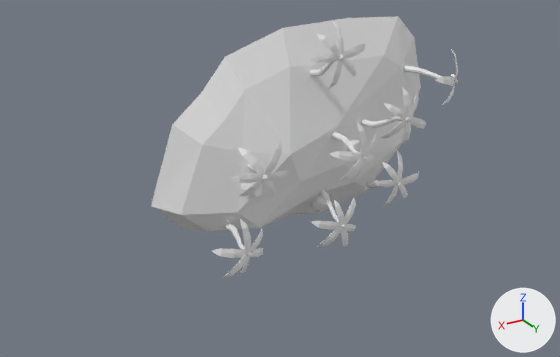
Renders of the FBX model Assets/Geometry/Island2.fbx from each side of a commit.
One viewpoint serves both versions: a 50 mm lens placed at (54.1, 81.9, 36.2), pointed at (5.0, 0.0, -4.7). Lighting does not change. The marker at lower right points along +X, +Y and +Z.

Objects in the first picture: 'Island2', 'Leaves.', 'Palms', 'Rocks'.
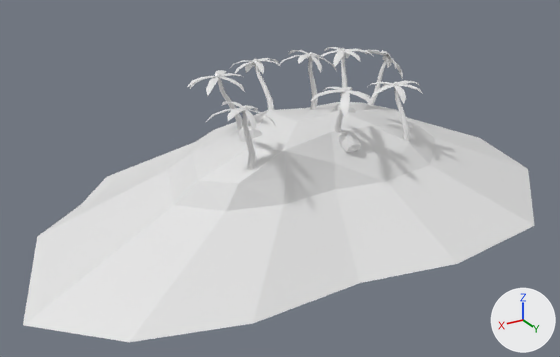
Changed parts and their boxes (x1, y1, x2, y2) in the pictures (560 x 357 px):
'Island2', reshaped, turned: before (151, 16, 421, 231); after (23, 102, 535, 342)
'Leaves.', turned: before (212, 22, 458, 278); after (188, 47, 423, 130)
'Palms', turned: before (223, 61, 443, 250); after (217, 53, 410, 170)
'Rocks', turned: before (241, 140, 360, 212); after (238, 103, 361, 153)
'Coconuts', turned: before (337, 74, 455, 222); after (241, 56, 390, 116)
part 1 of me_cube_004, built on: after (23, 118, 535, 342)

Patch to the scene script:
```diff
--- a/Assets/Geometry/Island2.fbx.py
+++ b/Assets/Geometry/Island2.fbx.py
@@ me_cube_004 @@
 # used by ob_island2; location = (0.0, 0.0, 0.0)
-me_cube_004.from_pydata(...)  # 41 vertices, 78 faces; spans x -20.4..22.6, y -2.2..4.9, z -12.6..15.1
+me_cube_004.from_pydata(...)  # 57 vertices, 110 faces; spans x -37.8..42.1, y -9.0..4.9, z -24.0..27.5
+# me_cube_004 part 1
+# 14 faces are deleted
+# 16 vertices are added at x -37.8..42.1, y -9.0, z -24.0..27.5
+# 46 new faces join them
@@ ob_island2 @@
 ob_island2.location = (0.0, 0.0, 0.0)
+ob_island2.rotation_euler = (1.571, 0.0, 0.0)  # degrees (90, 0, 0)
```
